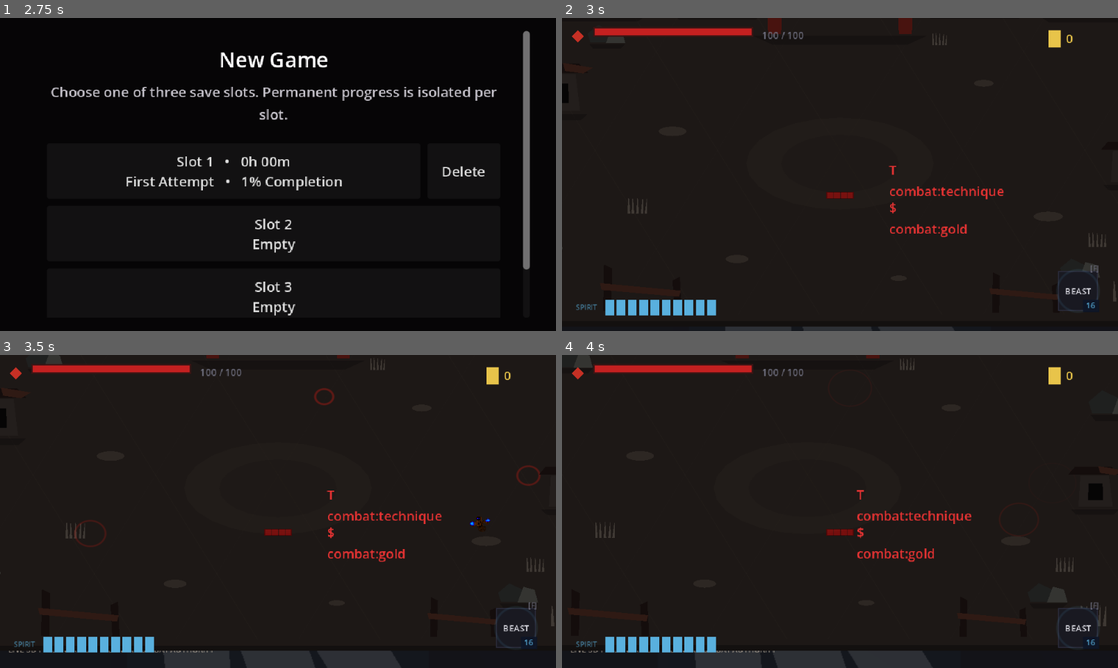
Above: before the commit, frames 1-4 (two rows, left to right).
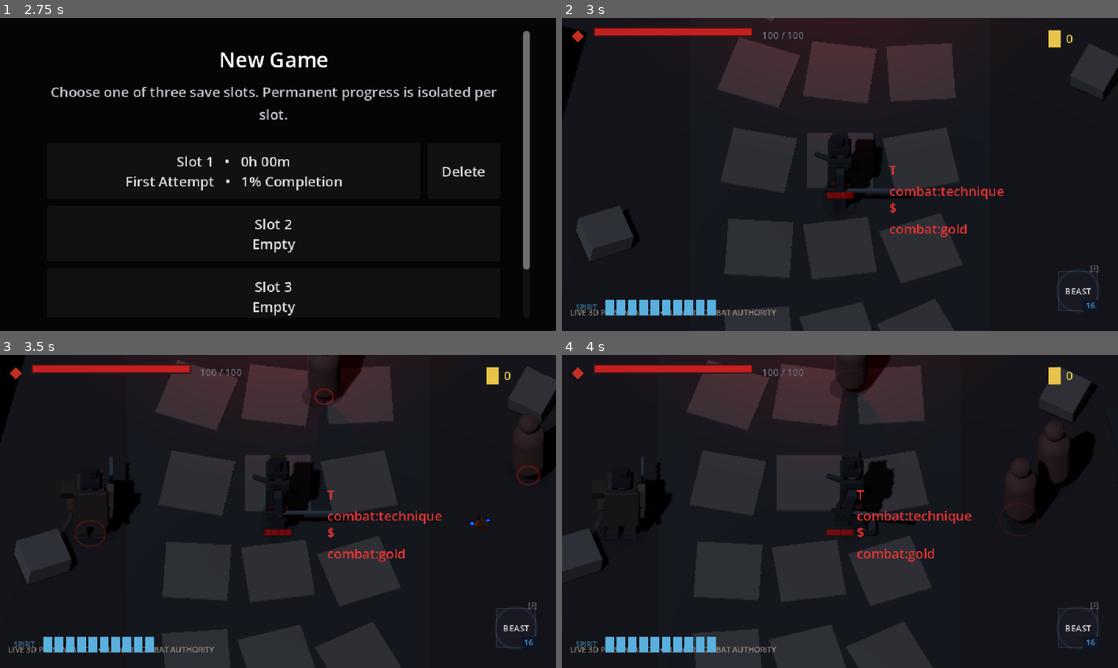
Above: after the commit, the same moments.

Repository: seancl8611/oathbound
Game: Godot game, scene res://TitleScreen/menu.tscn
Same seed, same stepped clock (60 frames per second), same inputs: the game is played once before the commit and once after it. Sound files missing from this copy of the repository are replaced by a short silence.
Inputs (mouse positions are in pixels of both pictures, inside the frame that each line leads up to):
- Up to frame 1 (2.75 s): click "New Game" at 0.5 s; click "Slot 1 • 0h 00m First Attempt…" at 1.25 s; click "Cancel" at 2 s
- Up to frame 2 (3 s): click "Slot 2 Empty" at 2.75 s
- Up to frame 3 (3.5 s): no input
- Up to frame 4 (4 s): tap Enter (ui_accept) at 3.5, 3.77 s; move the mouse to (962, 495) at 3.52 s; press the mouse at (962, 495) at 3.53 s; hold D (right) from 3.53 s (still down)

Frame 1 is identical in both runs. In frame 2, 23% of the frame differs, in the area x 0-100%, y 0-99%; in frame 3, 24%; in frame 4, 24%, in the area x 0-100%, y 0-95%.

Commit message:
Use hardened Hushiro 3D presentation bridge

Diff:
--- a/game/oathbound/Regions/Hushiro/Chambers/CombatChamber.tscn
+++ b/game/oathbound/Regions/Hushiro/Chambers/CombatChamber.tscn
@@ -8,7 +8,7 @@
 [ext_resource type="Script" path="res://Regions/Hushiro/Presentation/ThreeQuarterHushiroPrototype.gd" id="8_3qv"]
 [ext_resource type="Script" path="res://Utility/ThreeQuarterPresentationVisibility.gd" id="9_3qv"]
 [ext_resource type="Script" path="res://Utility/ThreeQuarterCombatPresentation.gd" id="10_3qv"]
-[ext_resource type="Script" path="res://Utility/Planar3DPresentationBridge.gd" id="11_3d"]
+[ext_resource type="Script" path="res://Regions/Hushiro/Presentation3D/HushiroPlanar3DPresentationBridge.gd" id="11_3d"]
 [ext_resource type="Script" path="res://Utility/DamageNumberManager.gd" id="20_xw04x"]
 
 [node name="CombatChamber" type="Node2D"]
